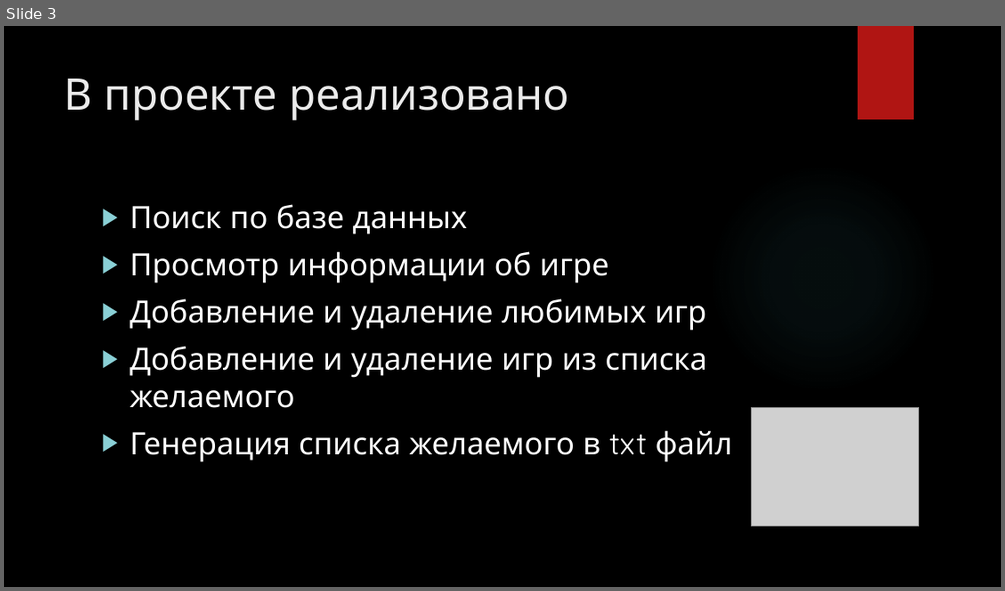
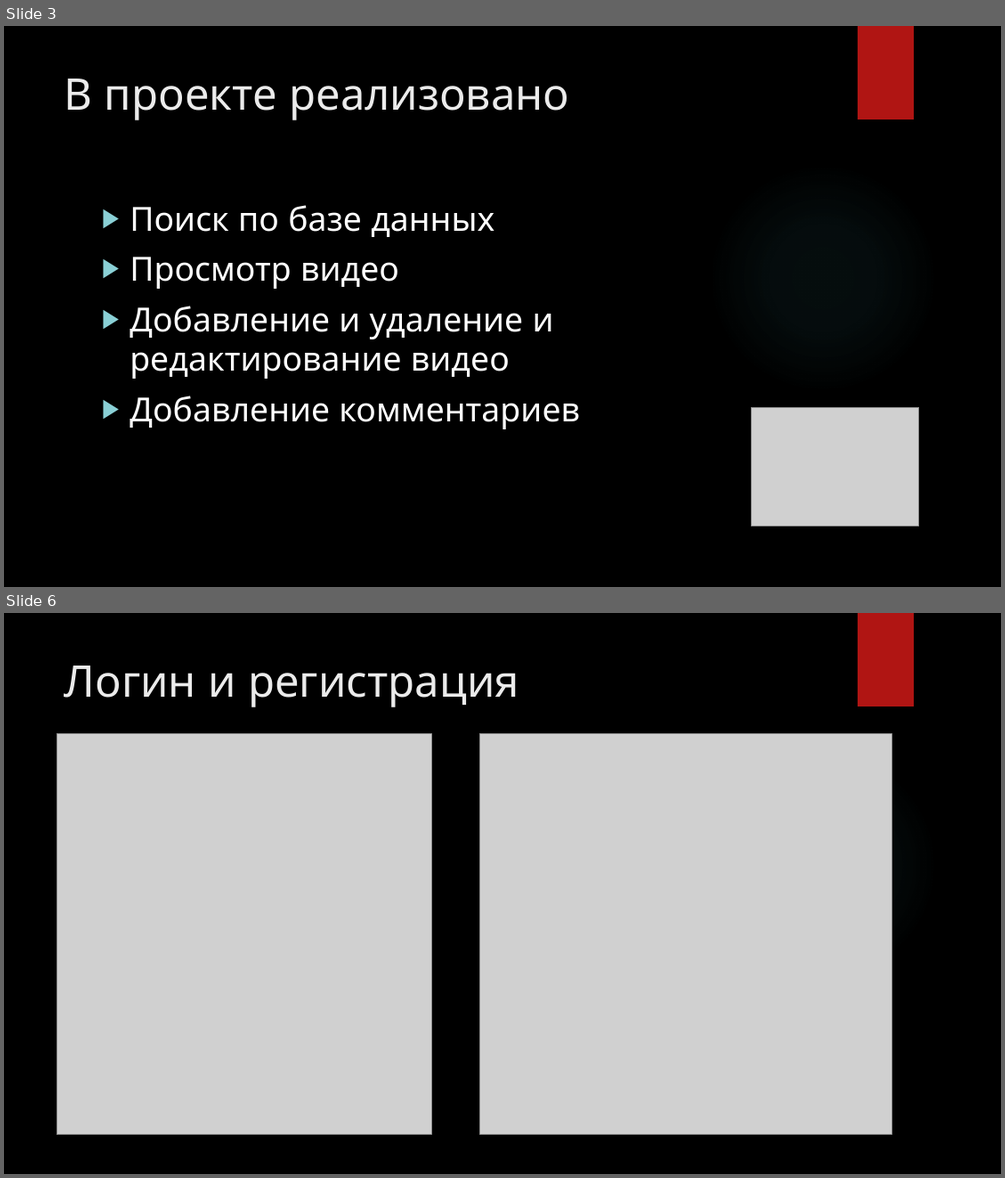
Before and after one commit to KonstantaBit/CloneTube, a slide deck: Презентация.pptx. Shown one above the other, each under a label of ours: slide 3 before the commit, slides 3 and 6 after it; the slides between them are not shown. The pictures are 1005x591 and 1005x1178 pixels, drawn with LibreOffice and Linux fonts; fonts in the diff are those of the drawing; grey boxes stand for pictures; background and template pictures are left out. Boxes give left, top, right and bottom in pixels: in the first picture for what was removed or moved away, otherwise in the second. Text is boxed around its words. In the diff, an @@ line names an element or a change of style, - is before the commit and + after.

```diff
--- a/Презентация.pptx
+++ b/Презентация.pptx
@@ slide 6 added at box(4, 613, 1001, 1174), background picture (left out); not listed: 2 template elements that a slide beside it also shows @@
@@ title added at box(65, 666, 519, 707), 42 pt, text #EBEBEB @@
+Логин и регистрация
@@ picture added at box(57, 733, 432, 1135) @@
@@ picture added at box(480, 734, 892, 1135) @@
@@ slide 3 changed as well @@
@@ text at box(129, 205, 494, 237): size 29.6 to 32 pt in "Поиск по базе данных" @@
@@ text at box(129, 257, 580, 429): text changed; size 29.6 to 32 pt @@
-▶ Просмотр информации об игре
-▶ Добавление и удаление любимых игр
-▶ Добавление и удаление игр из списка желаемого
-▶ Генерация списка желаемого в txt файл
+▶ Просмотр видео
+▶ Добавление и удаление и редактирование видео
+▶ Добавление комментариев
```
Also in this commit, not shown: 5 other slides added, 5 slides removed, 1 other file.
